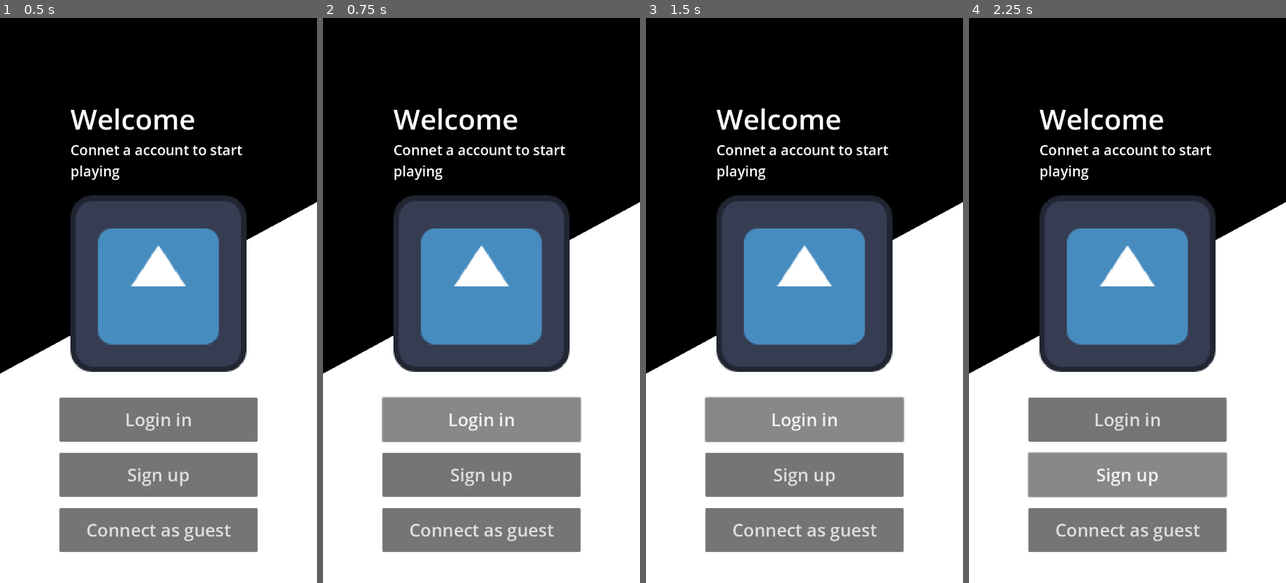
Above: before the commit, frames 1-4 (left to right).
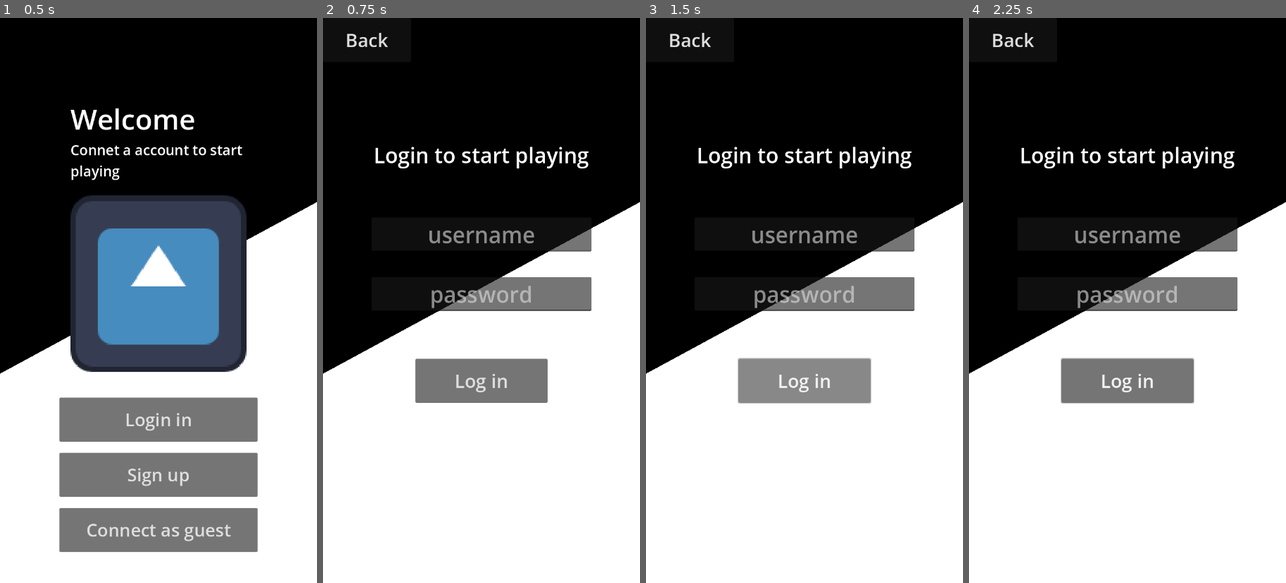
Above: after the commit, the same moments.

Repository: higaslk/godot-guess-the-word
Game: Godot game, scene res://source/client/main_client.tscn
Same seed, same stepped clock (60 frames per second), same inputs: the game is played once before the commit and once after it. This scene is started directly instead of the project's main scene. The engine's default icon, where the game draws it, is replaced by a stand-in: a white triangle on a blue panel in a dark square.
Inputs (mouse positions are in pixels of both pictures, inside the frame that each line leads up to):
- Up to frame 1 (0.5 s): no input
- Up to frame 2 (0.75 s): click "Login in" at 0.5 s
- Up to frame 3 (1.5 s): click "Login in" (after the commit: "Log in") at 1.25 s
- Up to frame 4 (2.25 s): click (1127, 475) at 2 s, where only the run before the commit has a clickable "Sign up"

Frame 1 is identical in both runs. In frame 2, 36% of the frame differs, in the area x 7-85%, y 2-95%; in frame 3, 36%; in frame 4, 36%.
Error before the commit: Parse Error: Too many arguments for "validate_username()" call. Expected at most 1 but received 3. (res://source/client/ui/main_ui.gd:63)

Commit message:
refac: simplified account registering code. Removed duplicated methods

Diff:
--- a/source/client/ui/main_ui.gd
+++ b/source/client/ui/main_ui.gd
@@ -9,12 +9,6 @@
 @export var client: MainClient
 
 var _current_menu: MarginContainer
-
-var _password_min_length: int = 6
-var _password_max_length: int = 24
-
-var _username_min_length: int = 3
-var _username_max_length: int = 10
 
 
 func _ready() -> void:
@@ -56,28 +50,24 @@
 	var password: String = $SignupMenuContainer/MenuContainer/PasswordInput.text
 	var password_repeat: String = $SignupMenuContainer/MenuContainer/PasswordRepeatInput.text
 
-	if password != password_repeat:
-		popup_error("Password is not equal. Ensure both password box are the same.")
+	var result: Dictionary = AuthUtils.validate_credentials(username, password)
+
+	if not result["is_valid"]:
+		popup(result["error_msg"])
 		return
 
-	var auth_validate = AuthUtils.validate_username(username, _username_min_length, _username_max_length)
-	if not auth_validate["is_valid"]:
-		popup_error(auth_validate.error_msg)
-		return
-
-	auth_validate = AuthUtils.validate_password(password, _password_min_length, _password_max_length)
-	if not auth_validate["is_valid"]:
-		popup_error(auth_validate.error_msg)
+	if password != password_repeat:
+		popup("Password is not equal. Ensure both password box are the same.")
 		return
 
 	create_account(username, password)
-	var result: Dictionary = await client.network_manager.response_received
+	result = await client.network_manager.response_received
 
 	if not result["is_valid"]:
-		popup_error(result["error_msg"])
+		popup(result["error_msg"])
 		return
 
-	print("created account")
+	swap_menu(login_container)
 
 
 func create_account(username: String, password: String) -> void:
@@ -96,13 +86,14 @@
 	pass
 
 
-func popup_error(msg: String):
+func popup(msg: String):
 	var popup_panel: PanelContainer = $Popup
 	var popup_text: Label = $Popup/WarnText
 
 	toggle_visibility(popup_panel)
 	popup_text.text = msg
-	await get_tree().create_timer(4).timeout
+
+	await get_tree().create_timer(2).timeout
 	toggle_visibility(popup_panel)
 
 
--- a/source/client/ui/main_ui.tscn
+++ b/source/client/ui/main_ui.tscn
@@ -5,7 +5,7 @@
 [ext_resource type="Texture2D" uid="uid://qew61j4eb55" path="res://icon.svg" id="1_xaoq5"]
 
 [sub_resource type="StyleBoxFlat" id="StyleBoxFlat_548k8"]
-bg_color = Color(1, 0.497459, 0.428775, 0.435294)
+bg_color = Color(0.0348022, 0.0620696, 0.0964424, 0.435294)
 border_width_left = 2
 border_width_top = 2
 border_width_right = 2
@@ -307,22 +307,19 @@
 layout_mode = 1
 anchors_preset = -1
 anchor_left = 0.5
-anchor_top = 0.849
+anchor_top = 0.041
 anchor_right = 0.5
-anchor_bottom = 0.849
+anchor_bottom = 0.041
 offset_left = -200.0
-offset_top = -119.0
 offset_right = 200.0
-grow_horizontal = 2
-grow_vertical = 0
+offset_bottom = 119.0
+grow_horizontal = 2
 theme_override_styles/panel = SubResource("StyleBoxFlat_548k8")
 
 [node name="WarnText" type="Label" parent="Popup"]
 custom_minimum_size = Vector2(100, 0)
 layout_mode = 2
 size_flags_vertical = 1
-theme_override_colors/font_color = Color(0.613404, 1.46799e-06, 4.81308e-08, 1)
-theme_override_constants/outline_size = 2
 theme_override_font_sizes/font_size = 24
 text = "Error message"
 horizontal_alignment = 1
--- a/source/server/network/actions/account_register.gd
+++ b/source/server/network/actions/account_register.gd
@@ -1,11 +1,4 @@
 extends NetworkAction
-
-
-var _password_min_length: int = 6
-var _password_max_length: int = 24
-
-var _username_min_length: int = 3
-var _username_max_length: int = 10
 
 
 func action(_peer_id: int, netmanager: NetworkManagerServer, args: Dictionary) -> Dictionary:
@@ -21,13 +14,9 @@
 
 
 func create_account(username: String, password: String, account_storage: AccountStorage) -> Dictionary:
-	var auth_validate = AuthUtils.validate_username(username, _username_min_length, _username_max_length)
-	if not auth_validate.is_valid:
-		return auth_validate
-
-	auth_validate = AuthUtils.validate_password(password, _password_min_length, _password_max_length)
-	if not auth_validate.is_valid:
-		return auth_validate
+	var result: Dictionary = AuthUtils.validate_credentials(username, password)
+	if not result["is_valid"]:
+		return result
 
 	if account_storage.accounts.has(username):
 		return {"is_valid": false, "error_msg": "A account with this username already exists."}
--- a/source/server/network/network_action.gd
+++ b/source/server/network/network_action.gd
@@ -1,4 +1,5 @@
 class_name NetworkAction
+extends RefCounted
 
 
 func action(_peer_id: int, _netmanager: NetworkManagerServer, _args: Dictionary) -> Dictionary:
